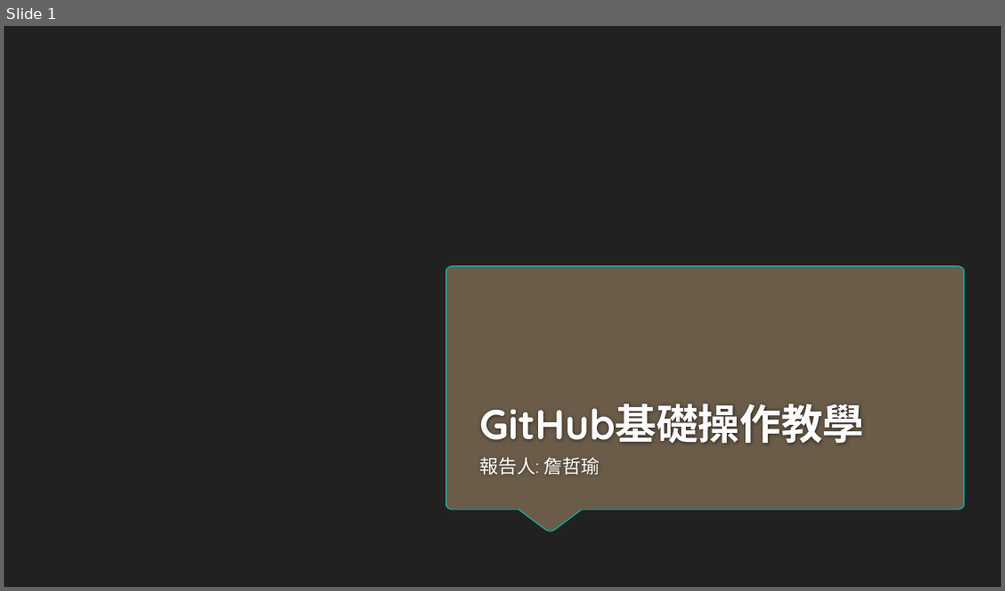
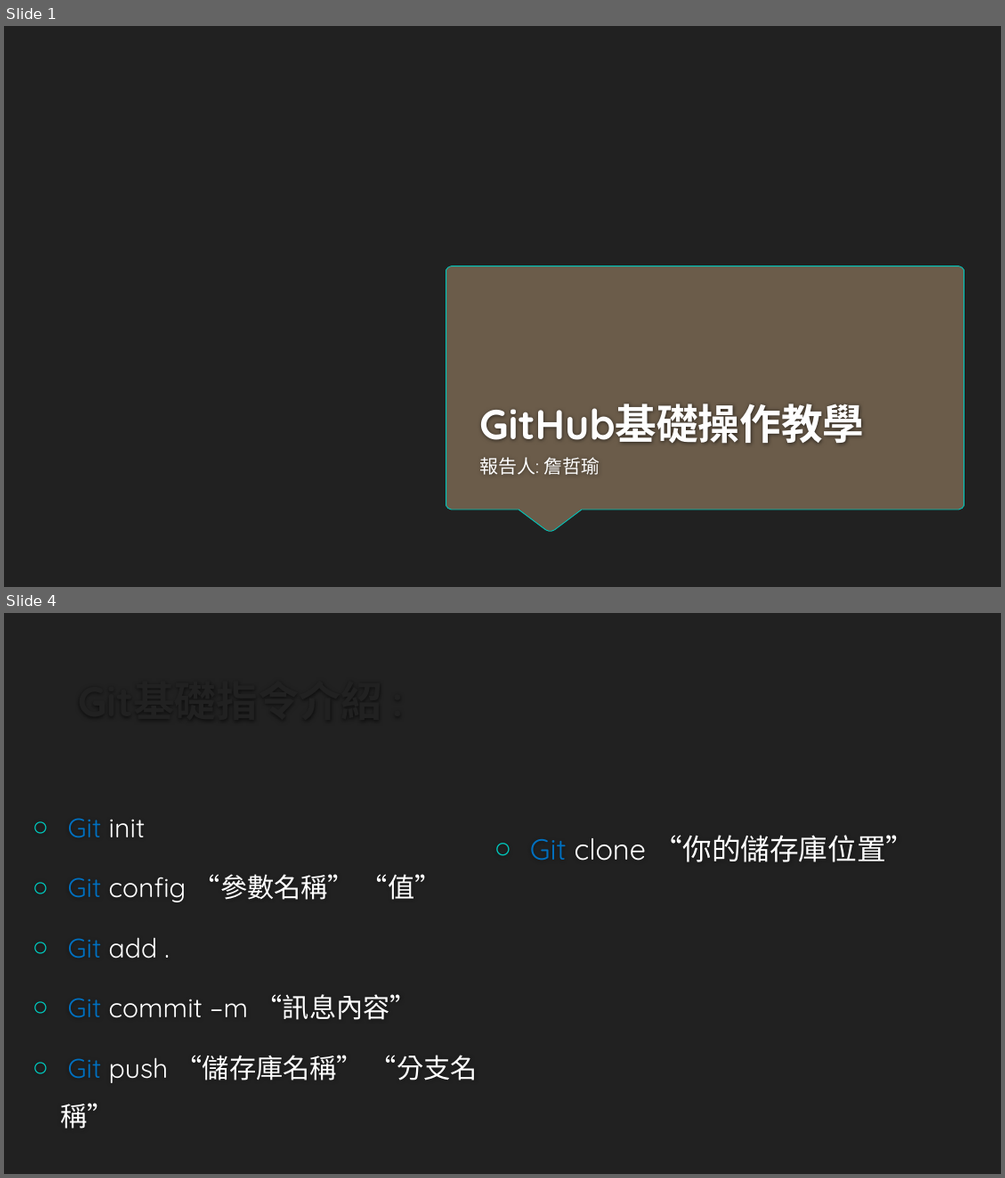
Before and after one commit to sklonely/github, a slide deck: GitHub基礎操作教學.pptx. Shown one above the other, each under a label of ours: slide 1 before the commit, slides 1 and 4 after it; the slides between them are not shown. The pictures are 1005x591 and 1005x1178 pixels, drawn with LibreOffice and Linux fonts; fonts in the diff are those of the drawing; background and template pictures are left out. Boxes give left, top, right and bottom in pixels: in the first picture for what was removed or moved away, otherwise in the second. Text is boxed around its words. In the diff, an @@ line names an element or a change of style, - is before the commit and + after.

```diff
--- a/GitHub基礎操作教學.pptx
+++ b/GitHub基礎操作教學.pptx
@@ slide 4 added at (4,613,1001,1174), background #212121 @@
@@ title added at (71,649,935,729), 40 pt, text #212121, bold @@
+Git基礎指令介紹 :
@@ text added at (60,818,477,1128), 25.9 pt, text #FFFFFF @@
+○ Git init
+○ Git config “參數名稱” “值”
+○ Git add .
+○ Git commit –m “訊息內容”
+○ Git push “儲存庫名稱” “分支名稱”
@@ text added at (530,835,915,862), 28 pt, text #FFFFFF @@
+○ Git clone “你的儲存庫位置”
```
Also in this commit, not shown: 9 other slides added, 2 slides removed.
